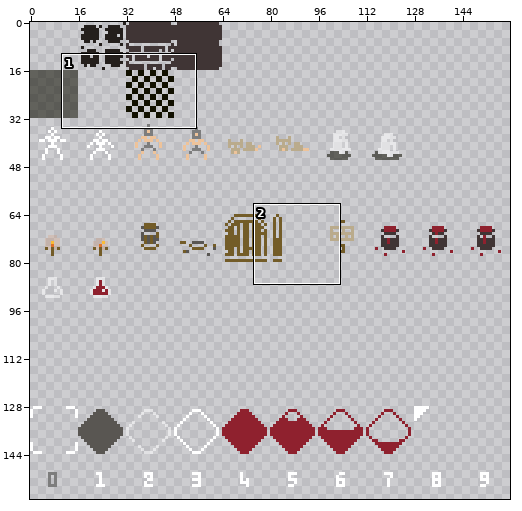
A pixel-art file gets an edit: assets/sprites.ase. Above, an overview of the earlier version with the close-up marked.
Close-up. Old version:
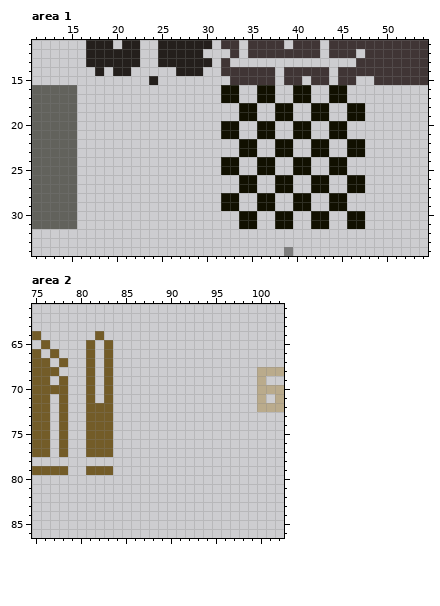
160x160 pixels, 1 frame. Shown: area 1: x 11..54, y 11..34; area 2: x 75..102, y 61..86. The wide view leaves out empty margins.
After:
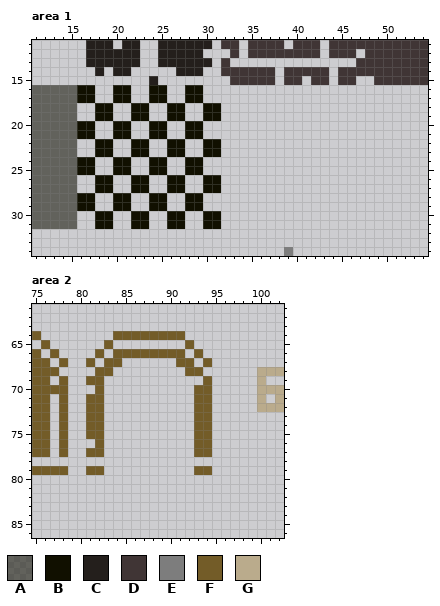
Palette (. is transparent): A #0d0c008e  B #111000  C #241f1c  D #403535  E #7d7d7d  F #735c28  G #baab8c
Change:
--- area 1
@@ x 11..54 @@
 15 .............C........DDDDD.DD.DD.DD..DDDDDD
-16 AAAAA................BB..BB..BB..BB.........
-17 AAAAA................BB..BB..BB..BB.........
-18 AAAAA..................BB..BB..BB..BB.......
-19 AAAAA..................BB..BB..BB..BB.......
-20 AAAAA................BB..BB..BB..BB.........
-21 AAAAA................BB..BB..BB..BB.........
-22 AAAAA..................BB..BB..BB..BB.......
-23 AAAAA..................BB..BB..BB..BB.......
-24 AAAAA................BB..BB..BB..BB.........
-25 AAAAA................BB..BB..BB..BB.........
-26 AAAAA..................BB..BB..BB..BB.......
-27 AAAAA..................BB..BB..BB..BB.......
-28 AAAAA................BB..BB..BB..BB.........
-29 AAAAA................BB..BB..BB..BB.........
-30 AAAAA..................BB..BB..BB..BB.......
-31 AAAAA..................BB..BB..BB..BB.......
+16 AAAAABB..BB..BB..BB.........................
+17 AAAAABB..BB..BB..BB.........................
+18 AAAAA..BB..BB..BB..BB.......................
+19 AAAAA..BB..BB..BB..BB.......................
+20 AAAAABB..BB..BB..BB.........................
+21 AAAAABB..BB..BB..BB.........................
+22 AAAAA..BB..BB..BB..BB.......................
+23 AAAAA..BB..BB..BB..BB.......................
+24 AAAAABB..BB..BB..BB.........................
+25 AAAAABB..BB..BB..BB.........................
+26 AAAAA..BB..BB..BB..BB.......................
+27 AAAAA..BB..BB..BB..BB.......................
+28 AAAAABB..BB..BB..BB.........................
+29 AAAAABB..BB..BB..BB.........................
+30 AAAAA..BB..BB..BB..BB.......................
+31 AAAAA..BB..BB..BB..BB.......................
 32 ............................................
--- area 2
@@ x 79..96 @@
 63 ..................
-64 ...F..............
-65 ..F.F.............
-66 ..F.F.............
-67 ..F.F.............
-68 ..F.F.............
-69 ..F.F.............
-70 ..F.F.............
-71 ..F.F.............
-72 ..FFF.............
-73 ..FFF.............
-74 ..FFF.............
-75 ..FFF.............
-76 ..FFF.............
-77 ..FFF.............
+64 .....FFFFFFFF.....
+65 ....F........F....
+66 ...F.FFFFFFFF.F...
+67 ..F.FF......FF.F..
+68 ...FF........FF...
+69 ..FF...........F..
+70 ...F..........FF..
+71 ..FF..........FF..
+72 ..FF..........FF..
+73 ..FF..........FF..
+74 ..FF..........FF..
+75 ..FF..........FF..
+76 ...F..........FF..
+77 ..FF..........FF..
 78 ..................
-79 ..FFF.............
+79 ..FF..........FF..
 80 ..................
Pixel boxes of the changes (left, top, right, bottom) in both close-ups:
changed: (77, 85, 365, 229)
changed: (86, 331, 212, 475)
